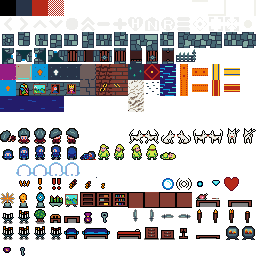
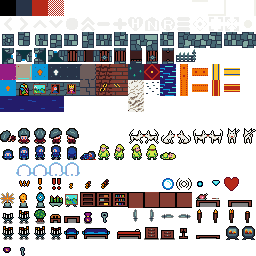
Two versions of the same layered image (256 x 256). Layer-by-layer changes:
painted on "tiles31color.png" over left=71, top=177, right=109, bottom=187
